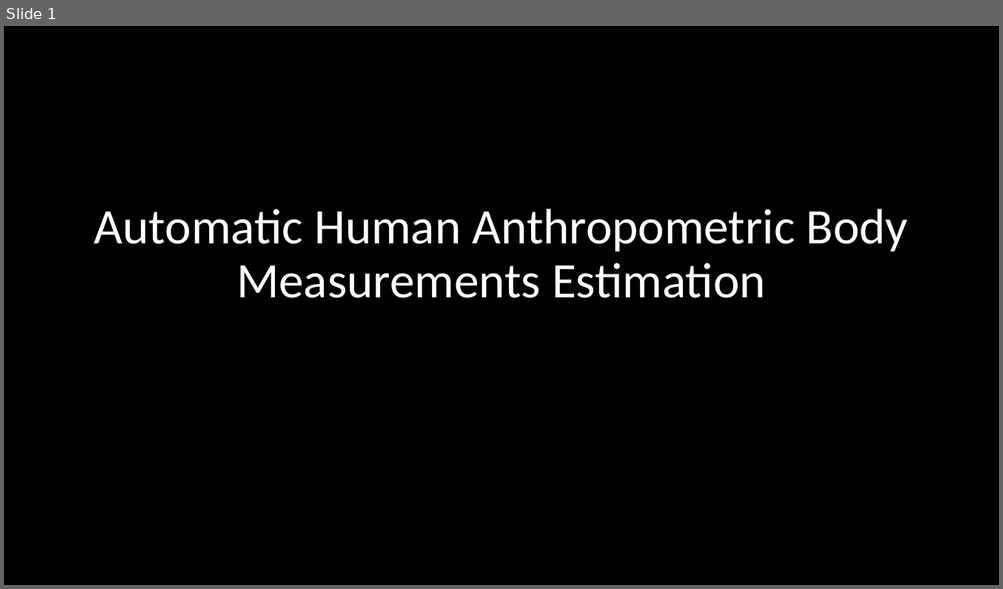
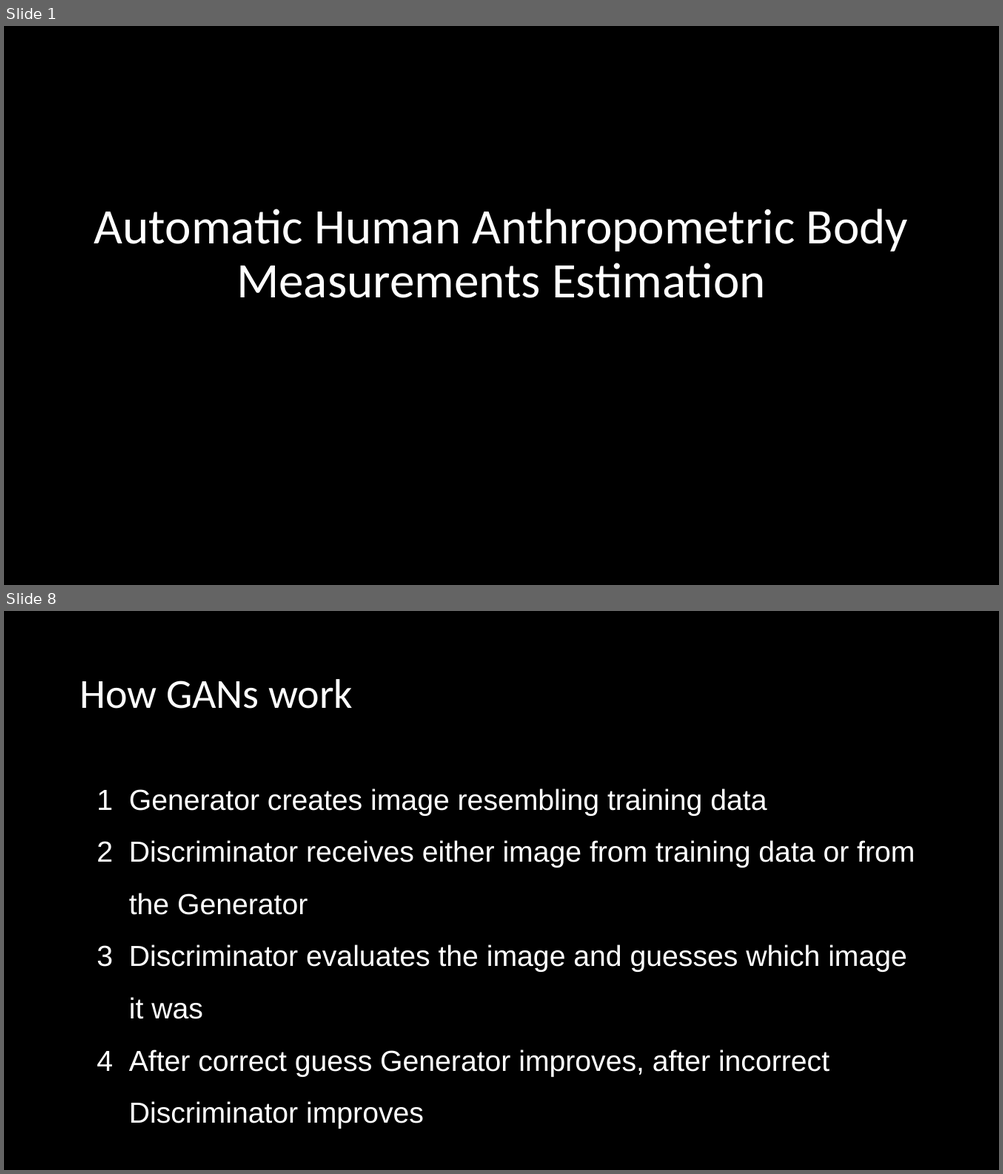
Before and after one commit to Raamxie/DomainAdaptation, a slide deck: docs/Presentations/BSIntro.odp. Shown one above the other, each under a label of ours: slide 1 before the commit, slides 1 and 8 after it; the slides between them are not shown. The pictures are 1003x589 and 1003x1174 pixels, drawn with LibreOffice and Linux fonts; fonts in the diff are those of the drawing. Boxes give left, top, right and bottom in pixels: in the first picture for what was removed or moved away, otherwise in the second. Text is boxed around its words. In the diff, an @@ line names an element or a change of style, - is before the commit and + after.

```diff
--- a/docs/Presentations/BSIntro.odp
+++ b/docs/Presentations/BSIntro.odp
@@ slide 8 added at (x1=4, y1=611, x2=999, y2=1170), background #000000 @@
@@ title added at (x1=79, y1=679, x2=353, y2=709), 40 pt, text #FFFFFF @@
+How GANs work
@@ text added at (x1=129, y1=789, x2=914, y2=1129), 28 pt, text #FFFFFF @@
+1 Generator creates image resembling training data
+2 Discriminator receives either image from training data or from the Generator
+3 Discriminator evaluates the image and guesses which image it was
+4 After correct guess Generator improves, after incorrect Discriminator improves
```
Also in this commit, not shown: 6 slides changed.
